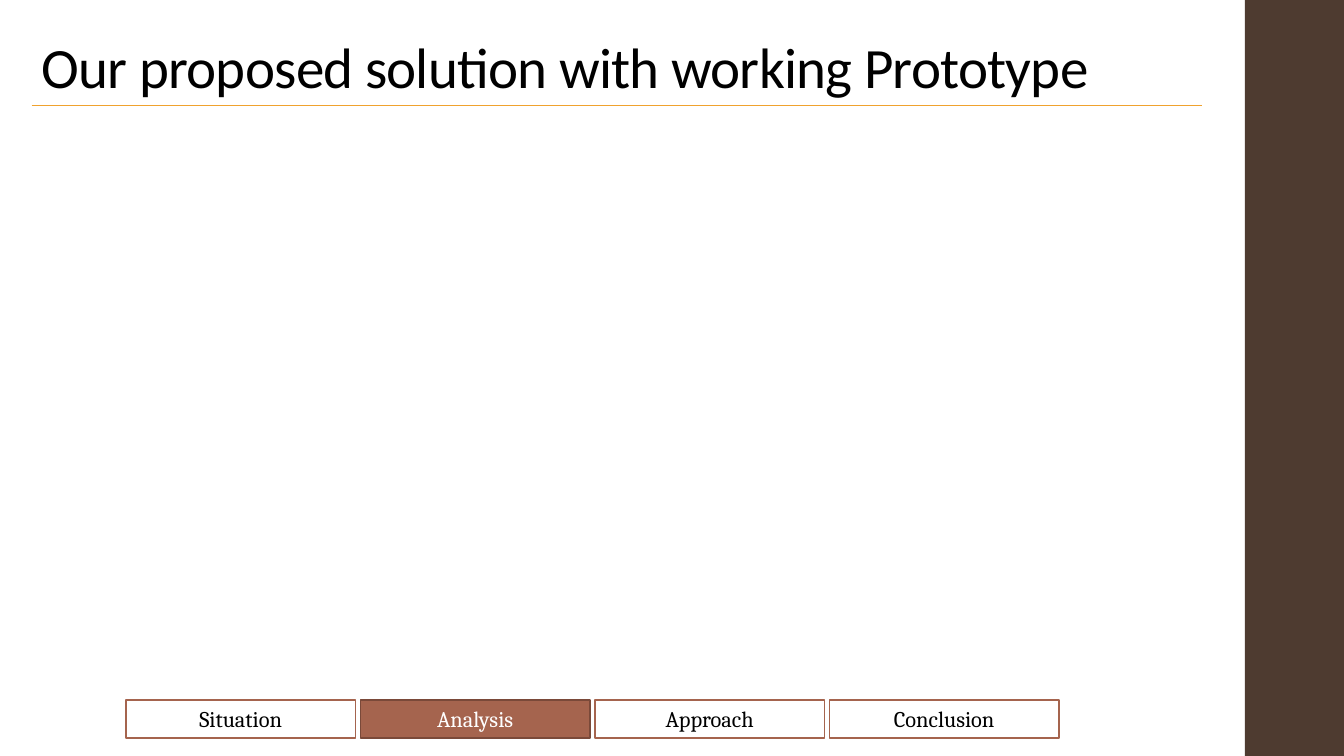
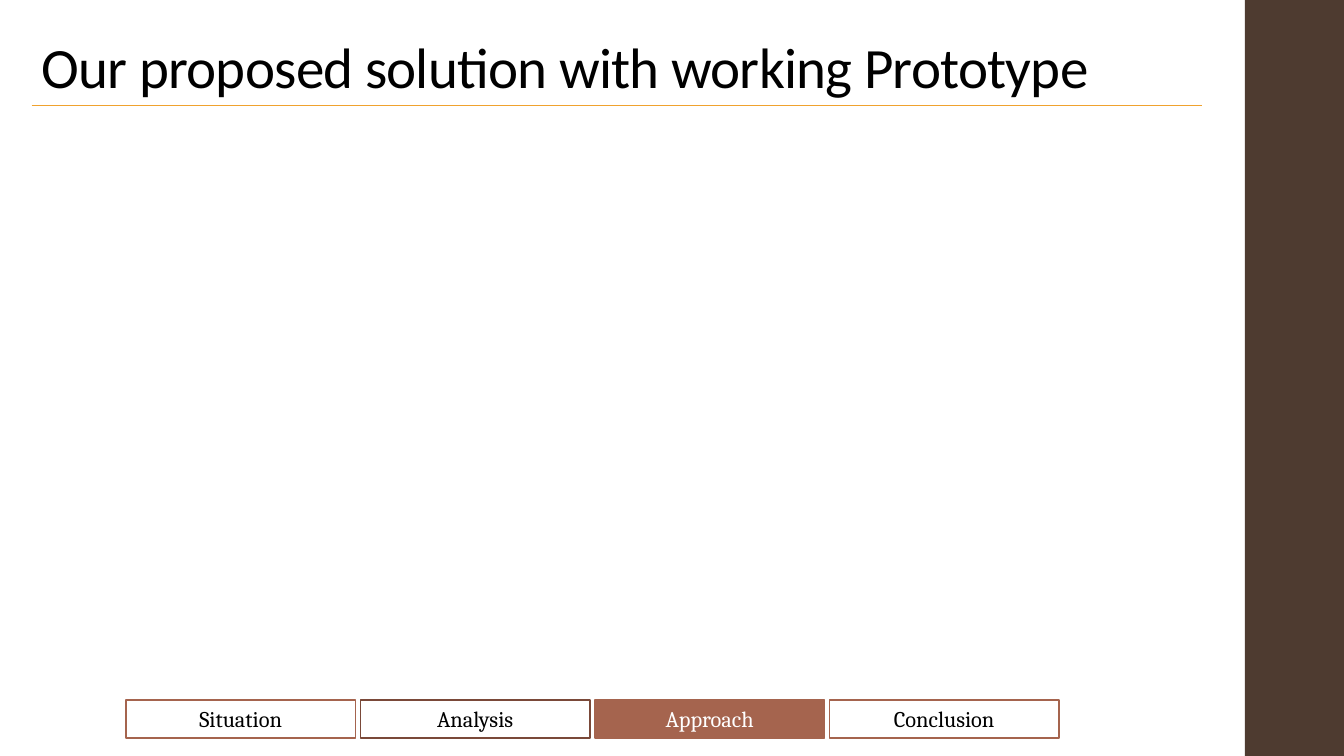
Before and after one commit to Shenganigans/HackJustice-Group-8, a slide deck: slide 8 of notes/Hackathon.pptx (slide 6 before the commit). Drawn at 1344x756 pixels with LibreOffice and Linux fonts; fonts in the diff are those of the drawing. Boxes give left, top, right and bottom in pixels: in the first picture for what was removed or moved away, otherwise in the second. Text is boxed around its words. In the diff, an @@ line names an element or a change of style, - is before the commit and + after.

```diff
--- a/notes/Hackathon.pptx
+++ b/notes/Hackathon.pptx
@@ rectangle "Analysis" at <box>361,700,591,738</box>: text colour #FFFFFF to #000000; fill #A5644E to #FFFFFF @@
@@ rectangle "Approach" at <box>595,700,825,738</box>: text colour #000000 to #FFFFFF; fill #FFFFFF to #A5644E @@
```
Also in this commit, not shown: 8 other slides changed, 11 slides added, 9 slides removed.
